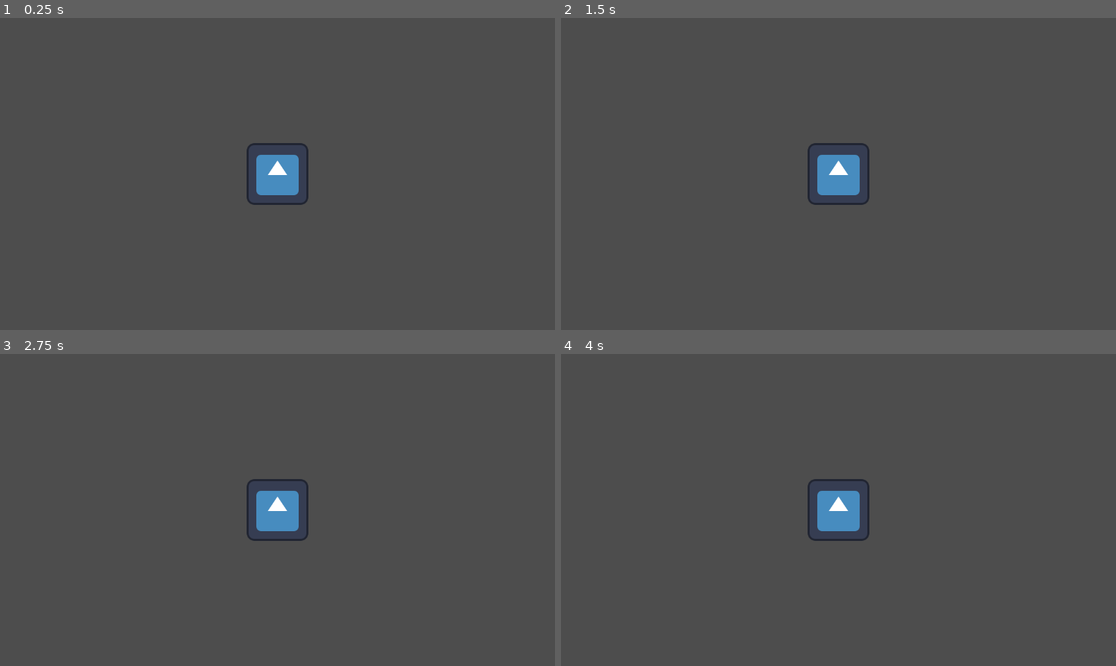
Above: before the commit, frames 1-4 (two rows, left to right).
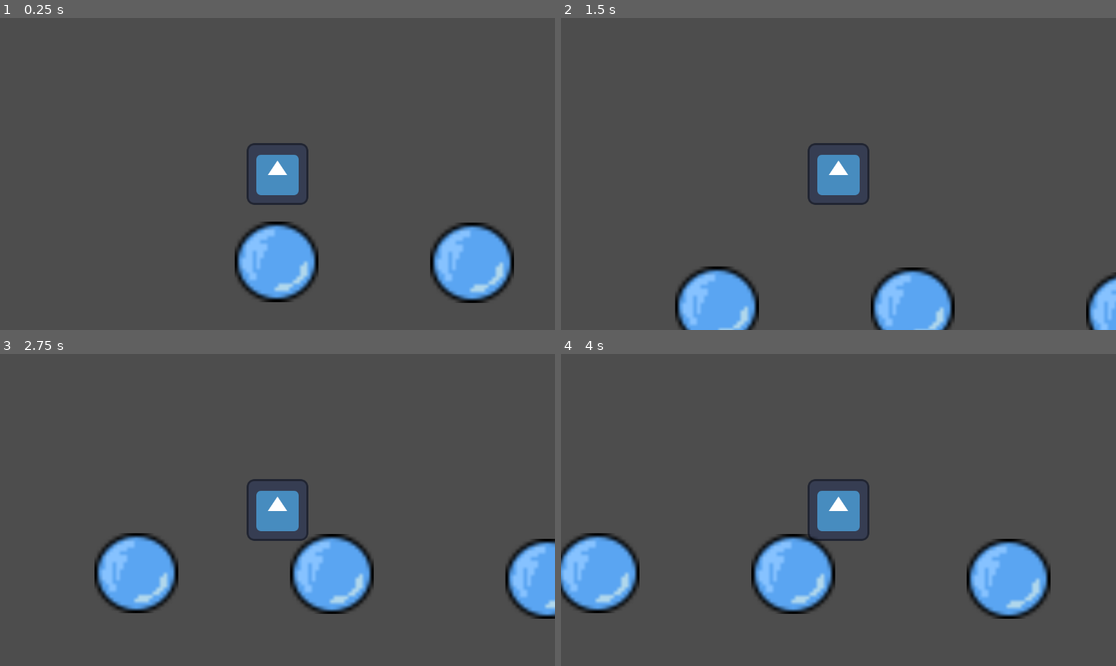
Above: after the commit, the same moments.

Repository: DangerousDaniel/Bubble-Drop-Godot-4
Game: Godot game, scene res://Playgrounds/Silver Scene.tscn
The game is run twice, just before and just after one commit, with the same random seed, the same clock (stepped at 60 frames per second) and the same inputs. This scene is started directly instead of the project's main scene. The engine's default icon, where the game draws it, is replaced by a stand-in: a white triangle on a blue panel in a dark square.
Inputs:
- Up to frame 1 (0.25 s): no input
- Up to frame 2 (1.5 s): hold D (MoveRight) from 0.53 s (still down); tap Space (Jump) at 0.77 s
- Up to frame 3 (2.75 s): tap Space (Jump) at 1.52 s; release D (MoveRight) at 2.03 s; hold A (MoveLeft) from 2.03 s (still down)
- Up to frame 4 (4 s): release A (MoveLeft) at 2.78 s; hold D (MoveRight) from 2.78 s (still down); tap Space (Jump) at 3.02, 3.77 s

The runs differ from the first frame. In frame 1, 6.4% of the frame differs, in the area x 42-93%, y 65-92%; in frame 2, 6.1%; in frame 3, 8.3%; in frame 4, 9.4%, in the area x 0-89%, y 57-85%.

Commit message:
Bubble collision and sprite working
The bubble scene has a appropriately sized collider and single sprite.

Diff:
--- /dev/null
+++ b/bubble-drop-godot-4/BubblePlatform(Wip)/bubble_platform.gd
@@ -0,0 +1,11 @@
+extends AnimatableBody2D
+
+
+# Called when the node enters the scene tree for the first time.
+func _ready() -> void:
+	pass # Replace with function body.
+
+
+# Called every frame. 'delta' is the elapsed time since the previous frame.
+func _process(delta: float) -> void:
+	pass
--- a/bubble-drop-godot-4/BubblePlatform(Wip)/bubble_platform.tscn
+++ b/bubble-drop-godot-4/BubblePlatform(Wip)/bubble_platform.tscn
@@ -1,18 +1,20 @@
-[gd_scene load_steps=3 format=3 uid="uid://xxlnmbq73u1f"]
+[gd_scene load_steps=4 format=3 uid="uid://xxlnmbq73u1f"]
+
+[ext_resource type="Script" path="res://BubblePlatform(Wip)/bubble_platform.gd" id="1_wv1ee"]
+[ext_resource type="Texture2D" uid="uid://uqi4gl8b1sqt" path="res://32x32_character_0000_bubble.png" id="2_yynbq"]
 
 [sub_resource type="RectangleShape2D" id="RectangleShape2D_3itay"]
 
-[sub_resource type="ImageTexture" id="ImageTexture_t5bf2"]
-
 [node name="BubblePlatform" type="AnimatableBody2D"]
+position = Vector2(0, 200)
+script = ExtResource("1_wv1ee")
 
 [node name="CollisionShape2D" type="CollisionShape2D" parent="."]
-position = Vector2(0, 200)
-scale = Vector2(10, 10)
+scale = Vector2(7, 7)
 shape = SubResource("RectangleShape2D_3itay")
-debug_color = Color(0.957526, 0.0774486, 0.482221, 0.42)
+debug_color = Color(0.956863, 0.0784314, 0.482353, 0)
 
 [node name="Sprite2D" type="Sprite2D" parent="."]
-position = Vector2(0, 200)
-scale = Vector2(10, 10)
-texture = SubResource("ImageTexture_t5bf2")
+position = Vector2(-2, -1.00001)
+scale = Vector2(7.55803, 7.56559)
+texture = ExtResource("2_yynbq")
--- a/bubble-drop-godot-4/Playgrounds/Silver Scene.tscn
+++ b/bubble-drop-godot-4/Playgrounds/Silver Scene.tscn
@@ -7,14 +7,23 @@
 
 [node name="SilverScene" type="Node2D"]
 
-[node name="Player" parent="." instance=ExtResource("1_ylme4")]
+[node name="Player2" parent="." instance=ExtResource("1_ylme4")]
 
-[node name="BubbleSpawnLocation" type="StaticBody2D" parent="Player"]
+[node name="BubbleSpawnLocation" type="StaticBody2D" parent="Player2"]
 position = Vector2(0, 200)
 
-[node name="BubbleShape2DVisualPlaceholder" type="CollisionShape2D" parent="Player/BubbleSpawnLocation"]
-scale = Vector2(10, 10)
+[node name="BubbleShape2DVisualPlaceholder" type="CollisionShape2D" parent="Player2/BubbleSpawnLocation"]
+scale = Vector2(8, 8)
 shape = SubResource("CircleShape2D_2pqy2")
 debug_color = Color(0.533333, 0.498039, 0.741176, 0.486275)
 
 [node name="BubblePlatform" parent="." instance=ExtResource("2_ya5ok")]
+
+[node name="BubblePlatform2" parent="." instance=ExtResource("2_ya5ok")]
+position = Vector2(406, 202)
+
+[node name="BubblePlatform3" parent="." instance=ExtResource("2_ya5ok")]
+position = Vector2(853, 212)
+
+[node name="BubblePlatform4" parent="." instance=ExtResource("2_ya5ok")]
+position = Vector2(1319, 214)
Binary file added: bubble-drop-godot-4/32x32_character_0000_bubble.png
Not shown, added: bubble-drop-godot-4/32x32_character_0000_bubble.png.import
Not shown: 1 places in bubble-drop-godot-4/Player/Player.tscn that only renumber resources
